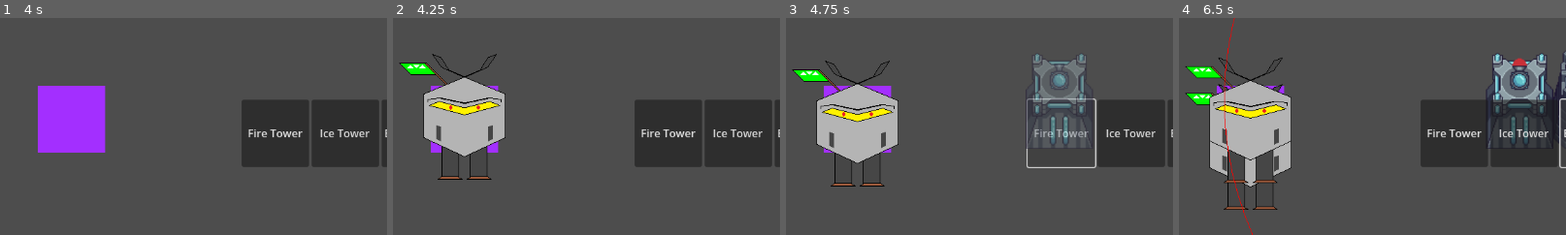
Above: before the commit, frames 1-4 (left to right).
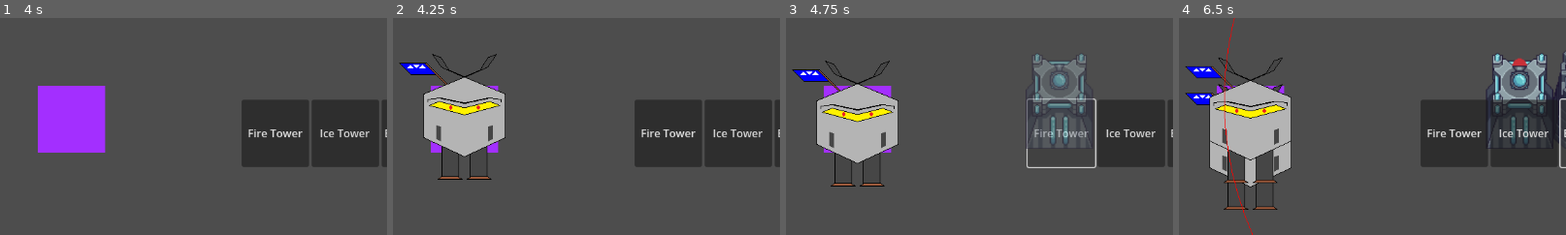
Above: after the commit, the same moments.

Repository: m-conti/melonjam2023
Game: Godot game, scene res://game.tscn
Two runs of this game, one before a commit and one after it. Both use one fixed random seed, a clock stepped at 60 frames per second and the inputs below.
Inputs (mouse positions are % of the whole screen's width and height, from its top left):
- Up to frame 1 (4 s): click (46, 44) at 0.52 s; type "Alex" at 0.6 s; click "Host" at 1.25 s; click "START!" at 2 s; click "Shop" at 2.75 s; click "Towers" at 3.5 s
- Up to frame 2 (4.25 s): no input
- Up to frame 3 (4.75 s): click "Fire Tower" at 4.25 s
- Up to frame 4 (6.5 s): click "Ice Tower" at 5 s; click "Bomb Tower" at 5.75 s
The pictures show only the part of the screen within x 21-71%, y 31-81%; the shares and areas given below are measured in that part.

Frame 1 is identical in both runs. In frame 2, 0.3% of the frame differs, in the area x 2-11%, y 20-26%; in frame 3, 0.3%; in frame 4, 0.6%, in the area x 2-11%, y 22-41%.

Commit message:
recreated shaders that disappeared for mysterious reasons??

Diff:
--- a/Enemies/Shaders/Blue.gdshader
+++ b/Enemies/Shaders/Blue.gdshader
@@ -0,0 +1,11 @@
+shader_type canvas_item;
+
+void fragment() {
+    vec4 curr_color = texture(TEXTURE,UV); // Get current color of pixel
+
+    if (curr_color == vec4(0,1,0,1)){
+        COLOR = vec4(1,0,0,1);
+    }else{
+        COLOR = curr_color;
+    }
+}
--- a/Enemies/Shaders/Red.gdshader
+++ b/Enemies/Shaders/Red.gdshader
@@ -0,0 +1,11 @@
+shader_type canvas_item;
+
+void fragment() {
+    vec4 curr_color = texture(TEXTURE,UV); // Get current color of pixel
+
+    if (curr_color == vec4(0,1,0,1)){
+        COLOR = vec4(0,0,1,1);
+    }else{
+        COLOR = curr_color;
+    }
+}
